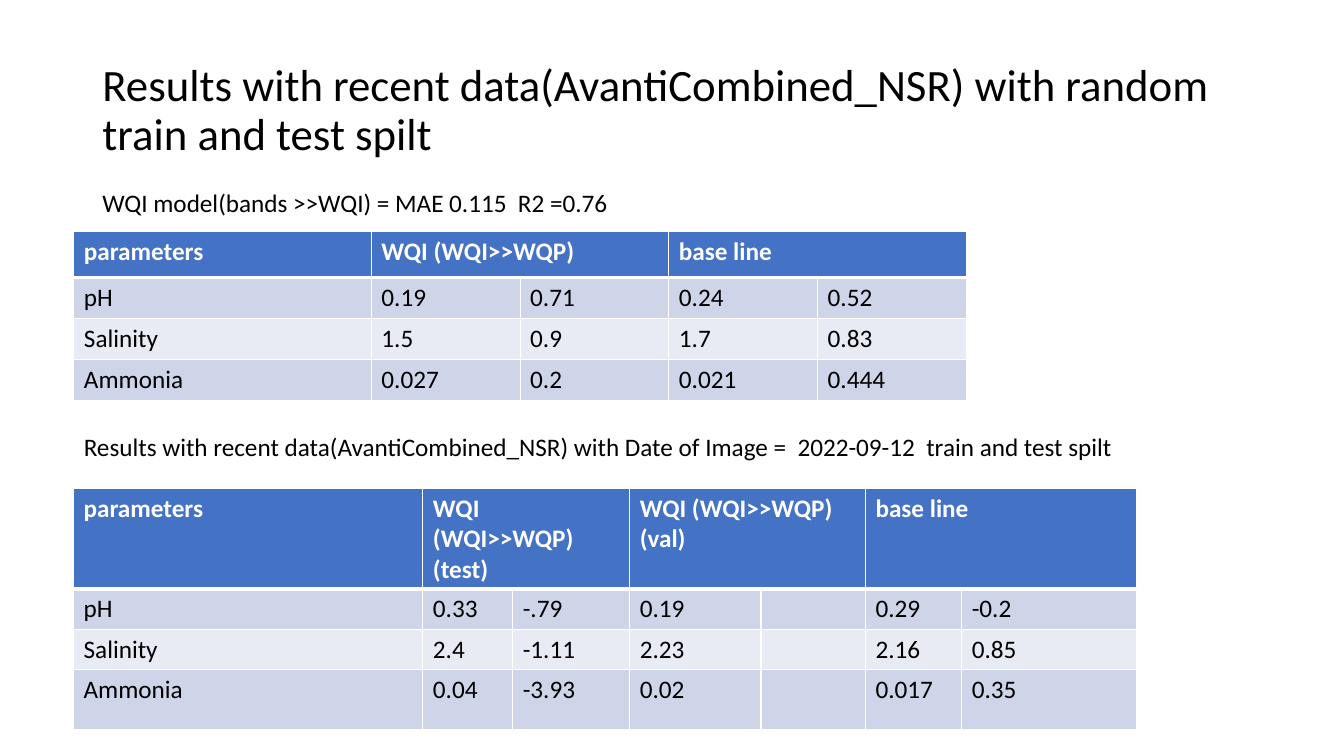
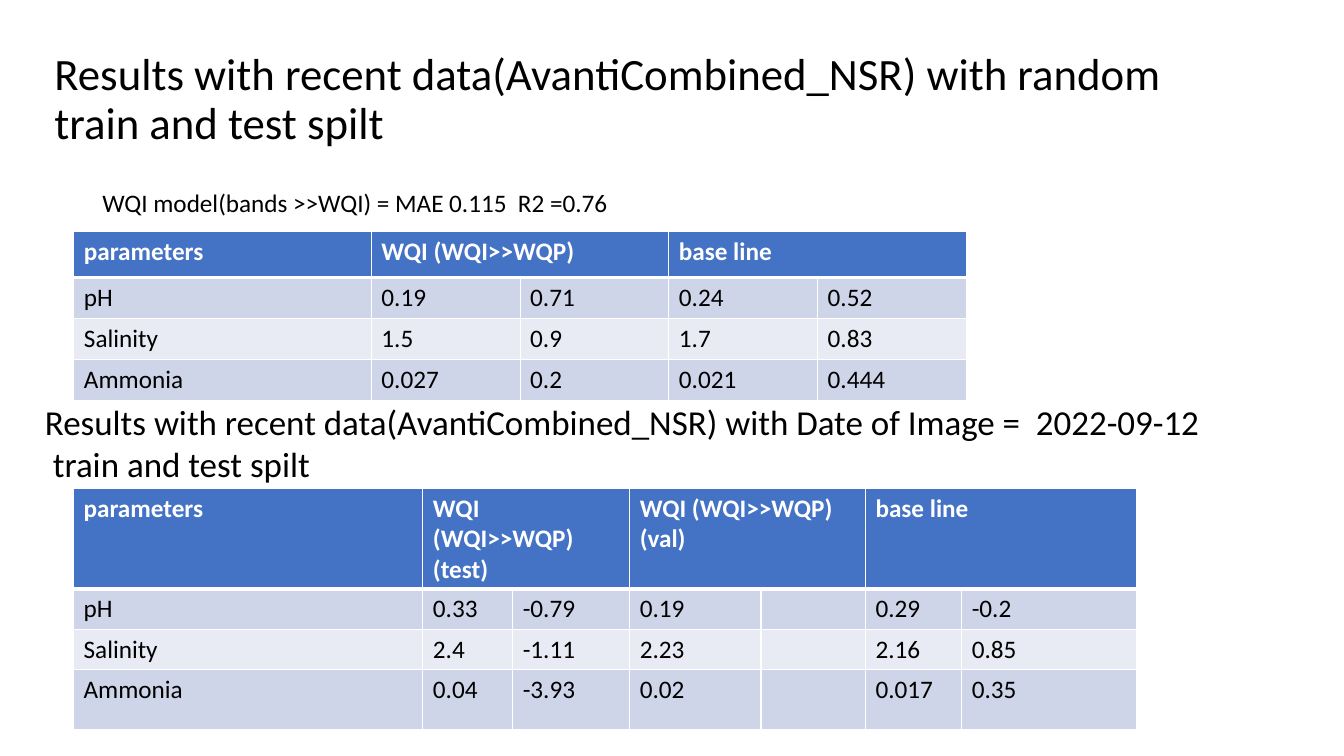
Before and after one commit to RohitPingale/DailyWorkAtCompany, a slide deck: slide 7 of Documents/Dox/Presentation1.pptx. Drawn at 1344x756 pixels with LibreOffice and Linux fonts; fonts in the diff are those of the drawing. Boxes give left, top, right and bottom in pixels: in the first picture for what was removed or moved away, otherwise in the second. Text is boxed around its words. In the diff, an @@ line names an element or a change of style, - is before the commit and + after.

```diff
--- a/Documents/Dox/Presentation1.pptx
+++ b/Documents/Dox/Presentation1.pptx
@@ title "Results with recent data(AvantiCombined_NSR) with ...": place and size @@
-title "Results with recent data(AvantiCombined_NSR) with ..." at box(102, 68, 1208, 158)
+title "Results with recent data(AvantiCombined_NSR) with ..." at box(54, 57, 1160, 147)
@@ text "Results with recent data(AvantiCombined_NSR) with ...": place and size @@
-text "Results with recent data(AvantiCombined_NSR) with ..." at box(84, 438, 1111, 461)
+text "Results with recent data(AvantiCombined_NSR) with ..." at box(45, 409, 1199, 483)
@@ text "Results with recent data(AvantiCombined_NSR) with ..." at box(45, 409, 1199, 483): size 18 to 25 pt @@
@@ table at box(74, 488, 1136, 730) @@
-row 2, column 3: -.79
+row 2, column 3: -0.79
```
Also in this commit, not shown: 1 other slide changed, 1 other file.
